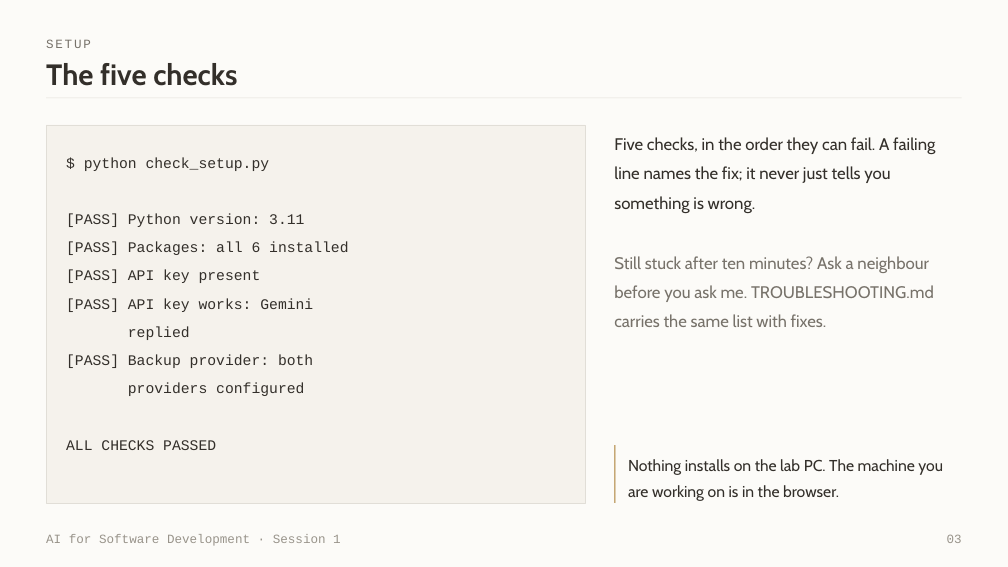
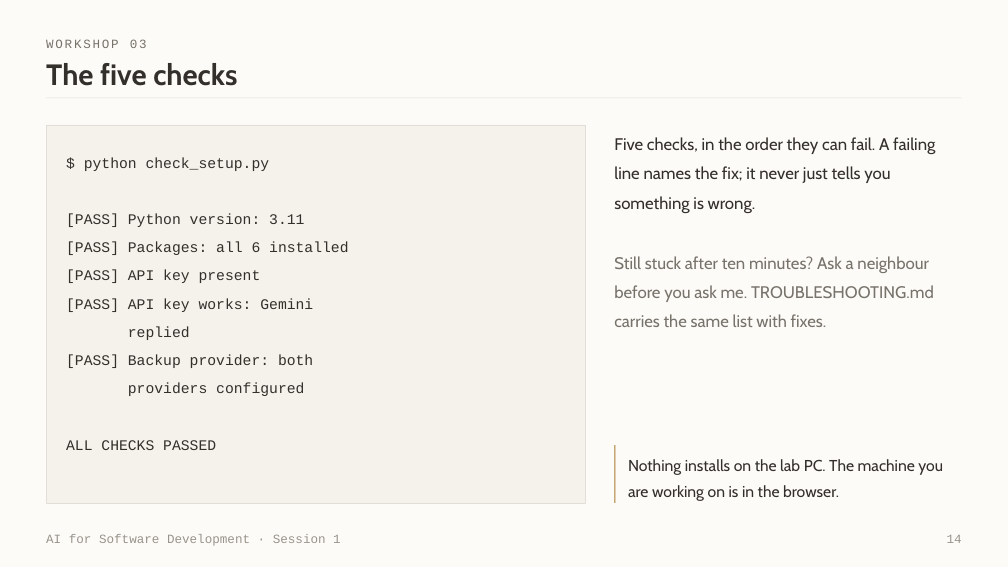
Before and after one commit to witchapong/ai-for-software-dev, a slide deck: slide 14 of slides/Session 1 - Meet Your Agent.pptx (slide 3 before the commit). Drawn at 1008x567 pixels with LibreOffice and Linux fonts; fonts in the diff are those of the drawing; background and template pictures are left out. Boxes give left, top, right and bottom in pixels: in the first picture for what was removed or moved away, otherwise in the second. Text is boxed around its words. In the diff, an @@ line names an element or a change of style, - is before the commit and + after.

```diff
--- a/slides/Session 1 - Meet Your Agent.pptx
+++ b/slides/Session 1 - Meet Your Agent.pptx
@@ text at (46, 39, 147, 48): text changed @@
-SETUP
+WORKSHOP 03
@@ text at (947, 535, 962, 543): text changed @@
-03
+14
```
Also in this commit, not shown: 13 other slides changed, 2 other files.
